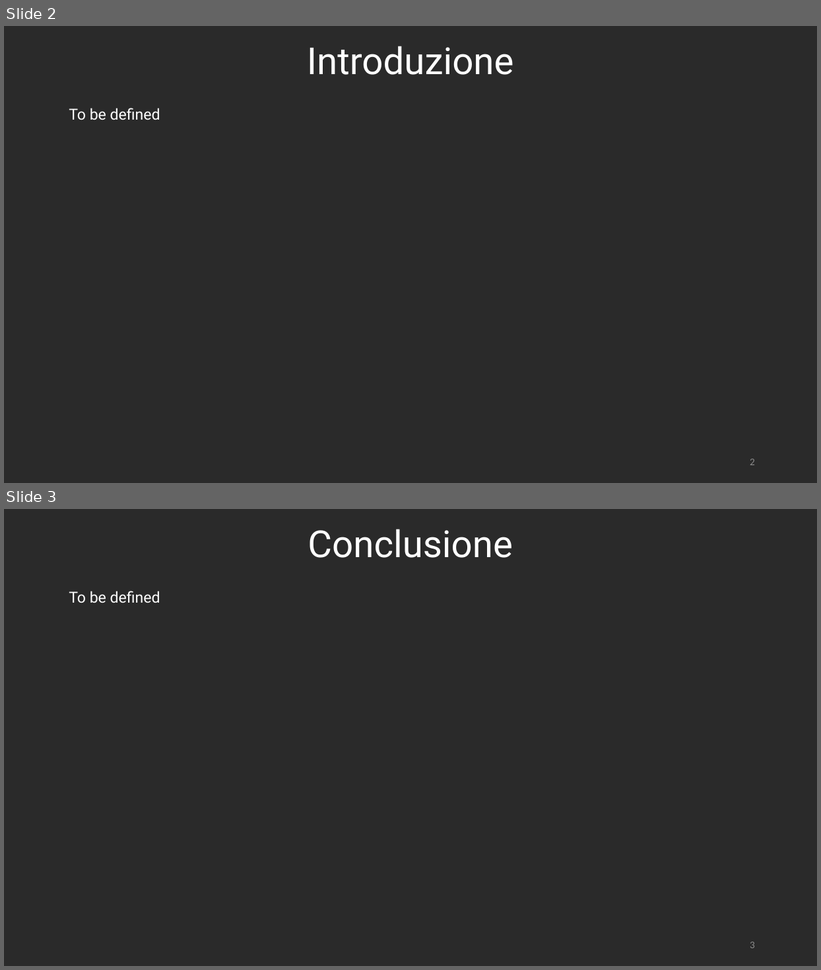
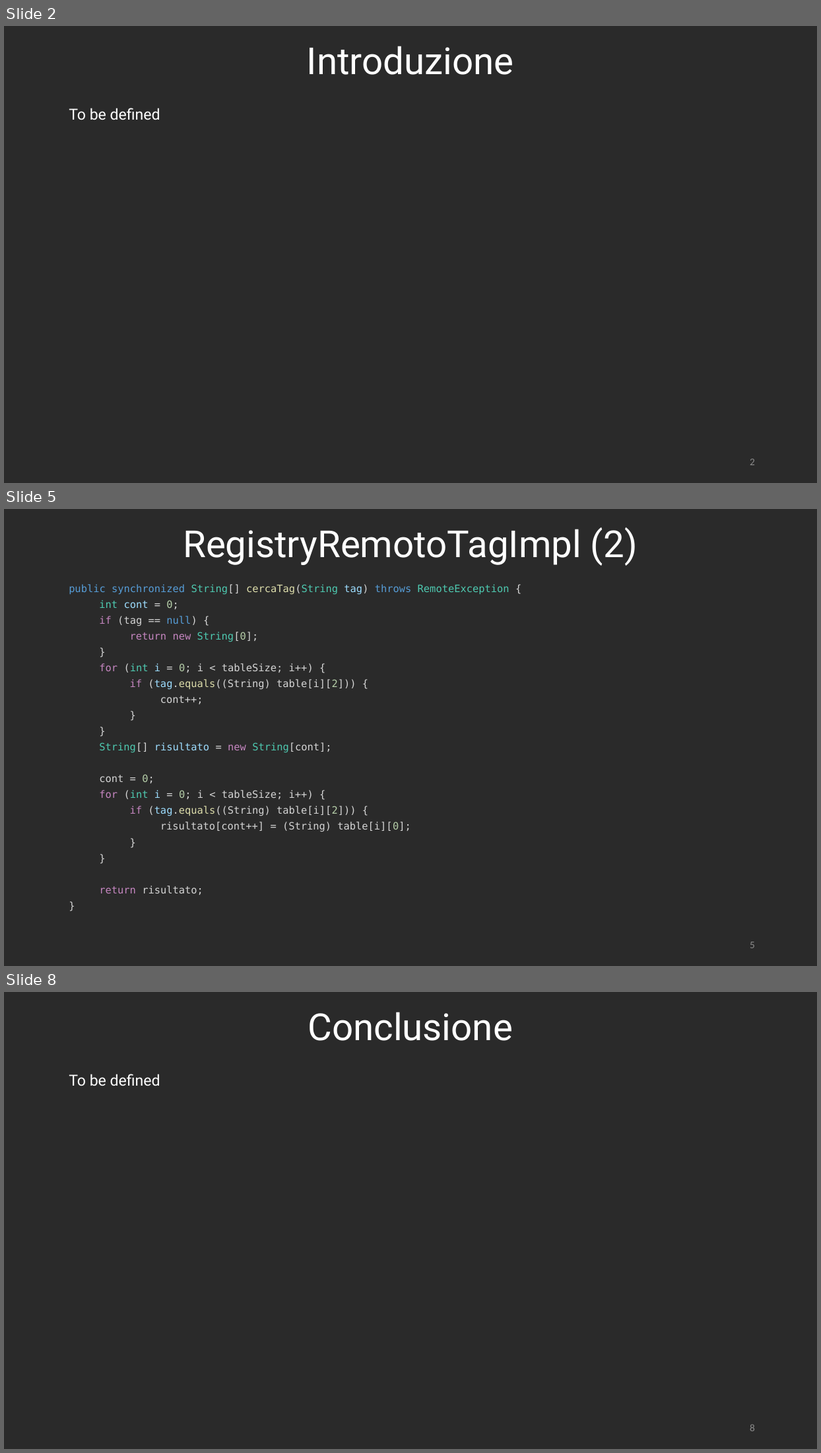
Before and after one commit to RetiCalc-Unibo/progetto7, a slide deck: Presentazione.pptx. Shown one above the other, each under a label of ours: slides 2 and 3 before the commit, slides 2, 5 and 8 after it; the slides between them are not shown. The pictures are 821x970 and 821x1453 pixels, drawn with LibreOffice and Linux fonts; fonts in the diff are those of the drawing. Boxes give left, top, right and bottom in pixels: in the first picture for what was removed or moved away, otherwise in the second. Text is boxed around its words. In the diff, an @@ line names an element or a change of style, - is before the commit and + after.

```diff
--- a/Presentazione.pptx
+++ b/Presentazione.pptx
@@ slide 5 added at [4,509,817,966], background #2A2A2A @@
@@ title added at [183,527,638,566], 44 pt, text #FFFFFF @@
+RegistryRemotoTagImpl (2)
@@ text added at [69,584,510,895], 12 pt, text #D4D4D4 @@
+public synchronized String[] cercaTag(String tag) throws RemoteException {
+int cont = 0;
+if (tag == null) {
+return new String[0];
+}
+for (int i = 0; i < tableSize; i++) {
+if (tag.equals((String) table[i][2])) {
+cont++;
+}
+}
+String[] risultato = new String[cont];
+cont = 0;
+for (int i = 0; i < tableSize; i++) {
+if (tag.equals((String) table[i][2])) {
+risultato[cont++] = (String) table[i][0];
+}
+}
+  return risultato;
+}
@@ page number added at [750,942,755,949], 12 pt, text #8C8C8C @@
+5
@@ what was slide 3 is now slide 8 @@
@@ page number at [750,1424,755,1432]: text changed @@
-3
+8
```
Also in this commit, not shown: 4 other slides added, 1 other file.
